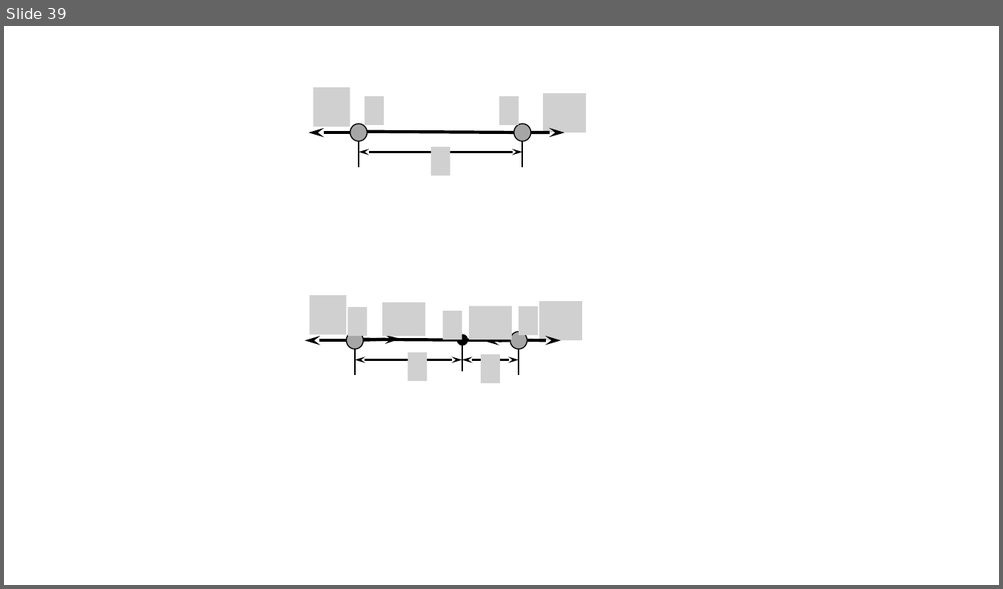
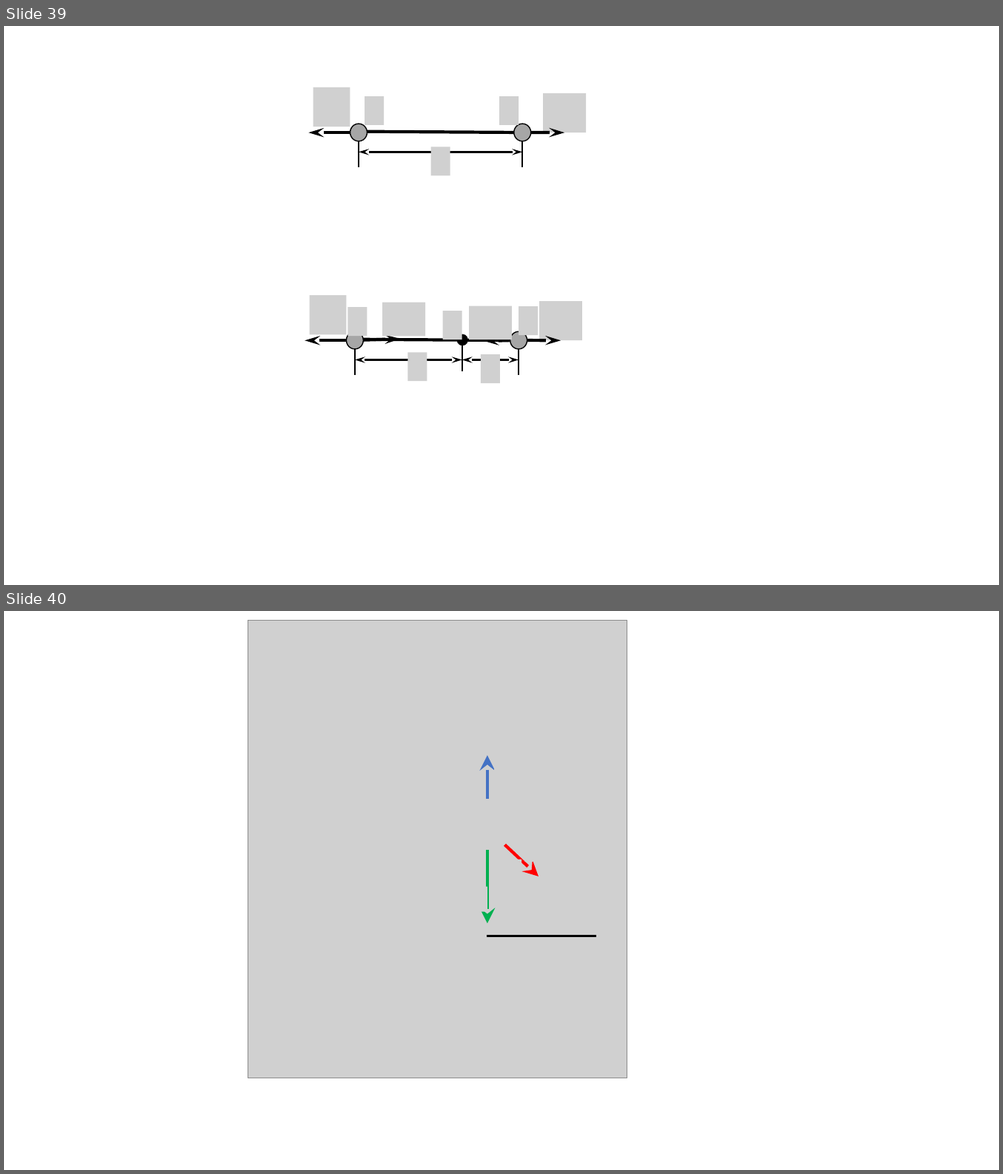
Before and after one commit to savchenko-physics/savchenko-physics.github.io, a slide deck: src/Drawings.pptx. Shown one above the other, each under a label of ours: slide 39 before the commit, slides 39 and 40 after it. The pictures are 1003x589 and 1003x1174 pixels, drawn with LibreOffice and Linux fonts; fonts in the diff are those of the drawing; grey boxes stand for pictures. Boxes give left, top, right and bottom in pixels: in the first picture for what was removed or moved away, otherwise in the second. Text is boxed around its words. In the diff, an @@ line names an element or a change of style, - is before the commit and + after.

```diff
--- a/src/Drawings.pptx
+++ b/src/Drawings.pptx
@@ slide 40 added at (x1=4, y1=611, x2=999, y2=1170), background #FFFFFF @@
@@ picture added at (x1=248, y1=620, x2=627, y2=1079) @@
@@ arrow added from (487, 799) to (487, 756), #4472C4 3 pt @@
@@ picture added at (x1=494, y1=744, x2=538, y2=775) @@
@@ picture added at (x1=525, y1=828, x2=568, y2=862) @@
@@ arrow added from (487, 850) to (487, 923), #00B050 3 pt @@
@@ arrow added from (505, 846) to (538, 877), #FF0000 3 pt @@
@@ picture added at (x1=503, y1=860, x2=522, y2=894) @@
@@ picture added at (x1=413, y1=887, x2=487, y2=912) @@
@@ picture added at (x1=531, y1=882, x2=550, y2=917) @@
@@ line added from (486, 937) to (597, 937), #000000 2 pt @@
```
Also in this commit, not shown: 6 other files.
